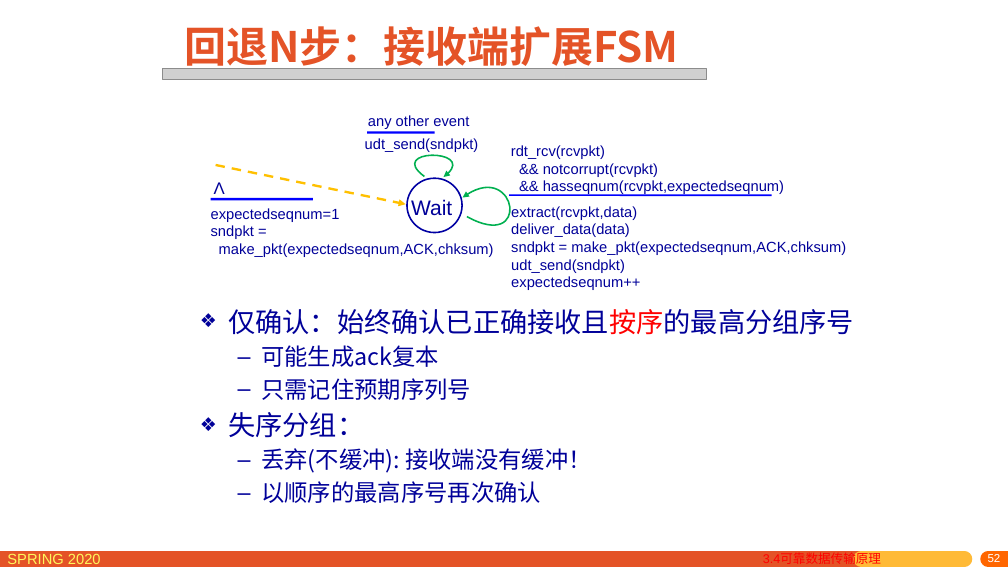
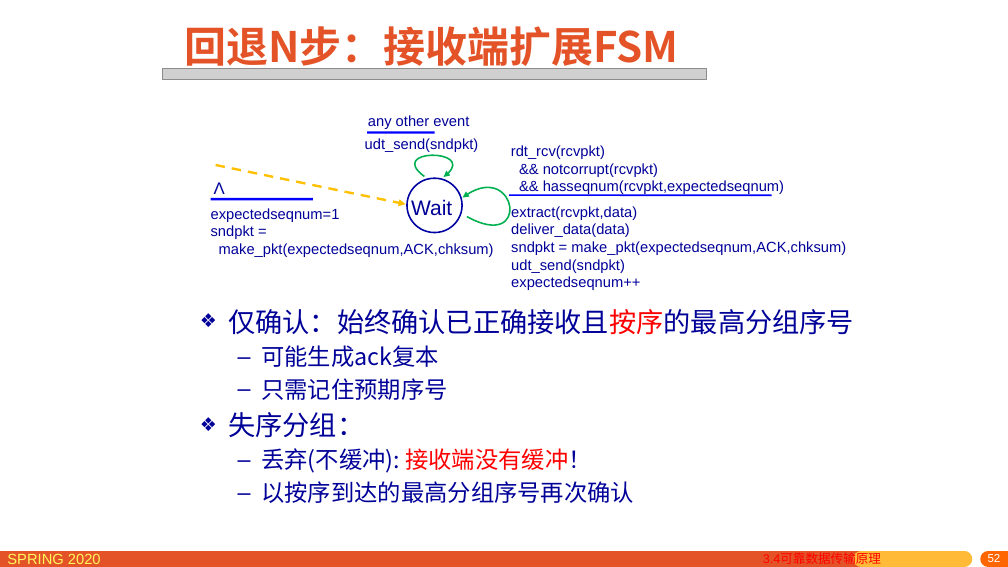
Before and after one commit to network-distributed/presentations, a slide deck: slide 52 of chapter3_cn.pptx. Drawn at 1008x567 pixels with LibreOffice and Linux fonts; fonts in the diff are those of the drawing; grey boxes stand for pictures. Boxes give left, top, right and bottom in pixels: in the first picture for what was removed or moved away, otherwise in the second. Text is boxed around its words. In the diff, an @@ line names an element or a change of style, - is before the commit and + after.

```diff
--- a/chapter3_cn.pptx
+++ b/chapter3_cn.pptx
@@ text at box(261, 378, 447, 400): text changed @@
-  – 只需记住预期序列号
+  – 只需记住预期序号
@@ text at box(261, 448, 591, 473): text colour #000099 to #FF0000 in "接收端没有缓冲！" @@
@@ text at box(261, 481, 634, 503): text changed @@
-  – 以顺序的最高序号再次确认
+  – 以按序到达的最高分组序号再次确认
```
Also in this commit, not shown: 29 other slides changed, 1 other file.
